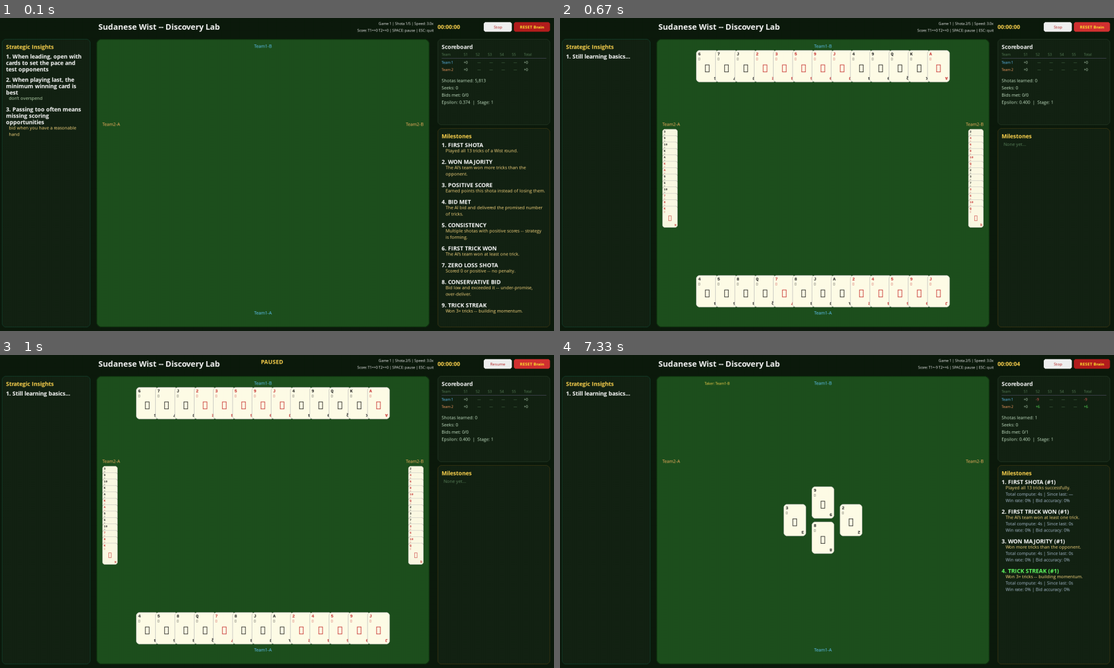
Above: before the commit, frames 1-4 (two rows, left to right).
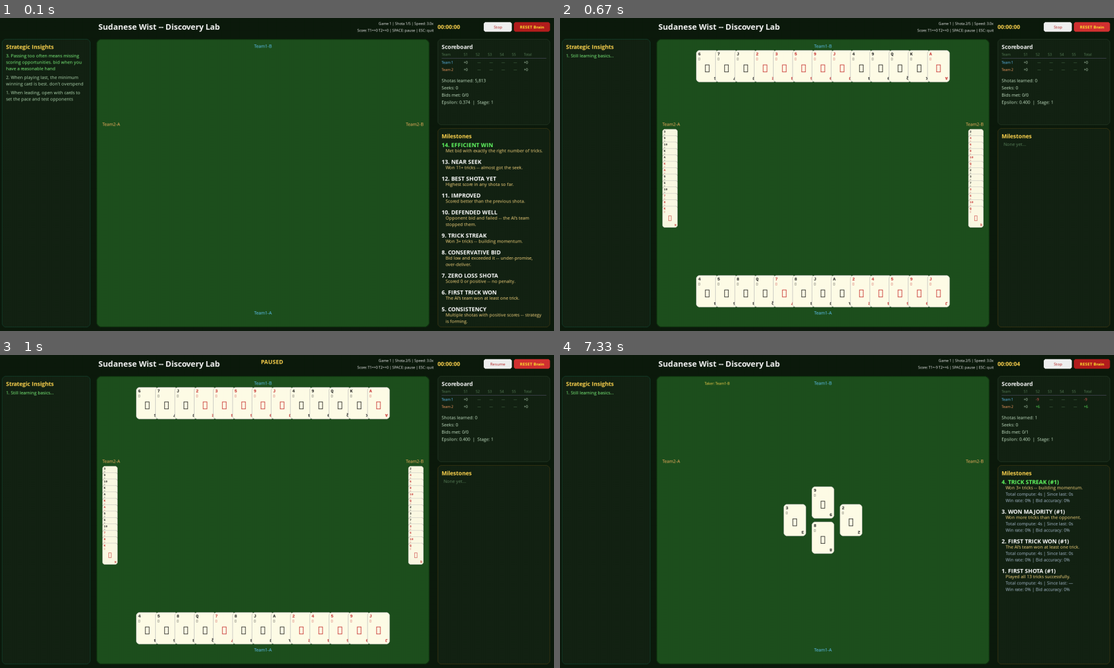
Above: after the commit, the same moments.

Repository: aamagzoub/engineering-intelligence
Game: pygame game, started from gui_wist_discovery/main.py
The game is run twice, just before and just after one commit, with the same random seed, the same clock (stepped at 60 frames per second) and the same inputs.
Inputs (mouse positions are in pixels of both pictures, inside the frame that each line leads up to):
- Up to frame 1 (0.1 s): no input
- Up to frame 2 (0.67 s): click "RESET Brain" at 0.38 s
- Up to frame 3 (1 s): tap Space at 0.67 s
- Up to frame 4 (7.33 s): tap Space at 1.07, 1.37, 1.57, 5.63, 5.93 s; click (848, 405) at 1.88 s; click (837, 552) at 2.22 s; click (981, 561) at 2.55 s; click "RESET Brain" at 2.88 s; click (626, 442) at 3.22 s; click (676, 448) at 4.62 s; click (704, 567) at 4.95 s; click (670, 630) at 6.05 s; click (665, 533) at 6.38 s; click (870, 602) at 6.72 s; click (1008, 589) at 7.05 s

The runs differ from the first frame. In frame 1, 4.5% of the frame differs, in the area x 1-99%, y 11-98%; in frame 2, 0.1%; in frame 3, 0.1%; in frame 4, 1.0%.

Commit message:
fix: newest on top for both panels + insights no bold, single line
Milestones: newest on top, scroll stable
Insights: newest on top, no bold font, title + description on
same line separated by dot, green text throughout

Diff:
--- a/gui_wist_discovery/renderer.py
+++ b/gui_wist_discovery/renderer.py
@@ -283,24 +283,19 @@
             total = len(milestones)
             panel_text_w = panel_w - 30
 
-            # Stable scroll: items stay in chronological order (oldest at top).
-            # Scroll offset moves the viewport down. New items appear at the bottom
-            # and do NOT shift existing items.
-            content_start_y = y
-            available_h = disc_rect.bottom - content_start_y - 15
-
-            # Render from scroll offset (index into the list, not reversed).
+            # Newest on top. Scroll offset is stable — items don't shift.
             for i in range(disc_scroll, total):
-                title_text, desc_text = milestones[i]
-                num = i + 1
+                # Newest first: index from end.
+                idx = total - 1 - i
+                title_text, desc_text = milestones[idx]
+                num = idx + 1
 
                 if y + 38 > disc_rect.bottom - 15:
                     break
 
-                is_latest = (i == total - 1)
+                is_latest = (i == 0)
                 title_color = (100, 255, 100) if is_latest else (255, 255, 255)
 
-                # Wrap title if too long.
                 title_str = f"{num}. {title_text}"
                 y = self._wrap_text(self.fonts["large"], title_str, px + 10, y, panel_text_w, title_color, disc_rect.bottom - 20)
 
@@ -340,18 +335,20 @@
         total = len(insights)
         insight_scroll = state.get("insight_scroll", 0)
         text_w = panel_w - 35
-        title_font = self.fonts["large"]   # 15px bold — for the title part.
-        body_font = self.fonts["medium"]   # 12px — for the description.
-
+        font = self.fonts["medium"]  # Regular font, no bold.
+
+        # Newest on top.
         for i in range(insight_scroll, total):
-            if y + 18 > panel_rect.bottom - 15:
+            if y + 16 > panel_rect.bottom - 15:
                 break
 
-            text = insights[i].lstrip("• ").strip()
-            num = i + 1
-            is_latest = (i == total - 1)
-
-            # Split into title (before " — ") and body (after " — ").
+            idx = total - 1 - i
+            text = insights[idx].lstrip("• ").strip()
+            num = idx + 1
+            is_latest = (i == 0)
+
+            # Split at " — " into title and description.
+            # Render as: "N. Title. description" on same line, title white, desc green.
             if " — " in text:
                 title_part = text.split(" — ")[0]
                 body_part = text.split(" — ", 1)[1]
@@ -359,21 +356,19 @@
                 title_part = text.split(" - ")[0]
                 body_part = text.split(" - ", 1)[1]
             else:
-                # No separator — use first sentence as title.
                 title_part = text
                 body_part = ""
 
-            # Title: white bold, numbered.
-            title_str = f"{num}. {title_part}"
-            title_color = (255, 255, 255)
-            y = self._wrap_text(title_font, title_str, 15, y, text_w, title_color, panel_rect.bottom - 20)
-
-            # Body: warm color, slightly indented.
+            # Combine: "N. Title. body" — single wrapped line, two colors.
             if body_part:
-                body_color = (255, 220, 130) if is_latest else (190, 220, 180)
-                y = self._wrap_text(body_font, body_part, 22, y, text_w - 7, body_color, panel_rect.bottom - 20)
-
-            y += 10  # Gap between insights.
+                full_text = f"{num}. {title_part}. {body_part}"
+            else:
+                full_text = f"{num}. {title_part}"
+
+            # Use green for latest, lighter green for others.
+            color = (130, 255, 130) if is_latest else (180, 220, 180)
+            y = self._wrap_text(font, full_text, 15, y, text_w, color, panel_rect.bottom - 20)
+            y += 6  # Gap.
 
             if y > panel_rect.bottom - 15:
                 break
